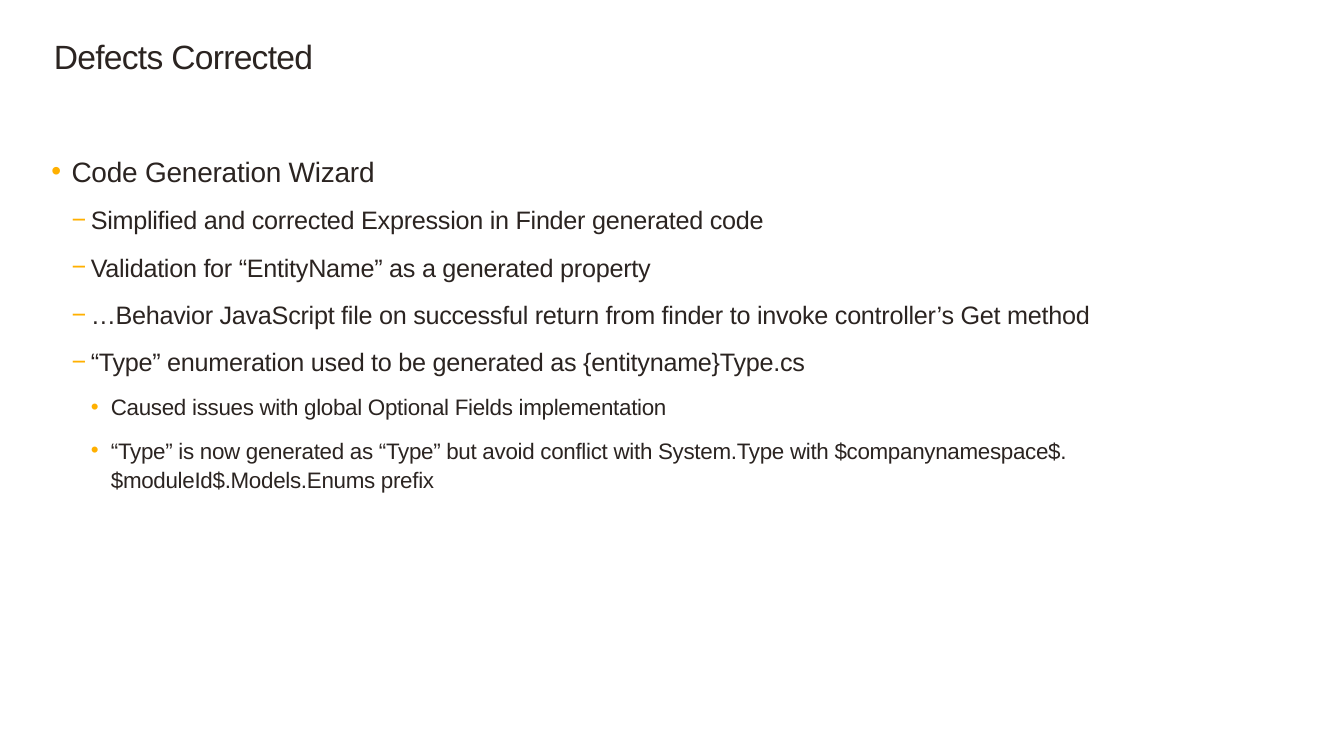
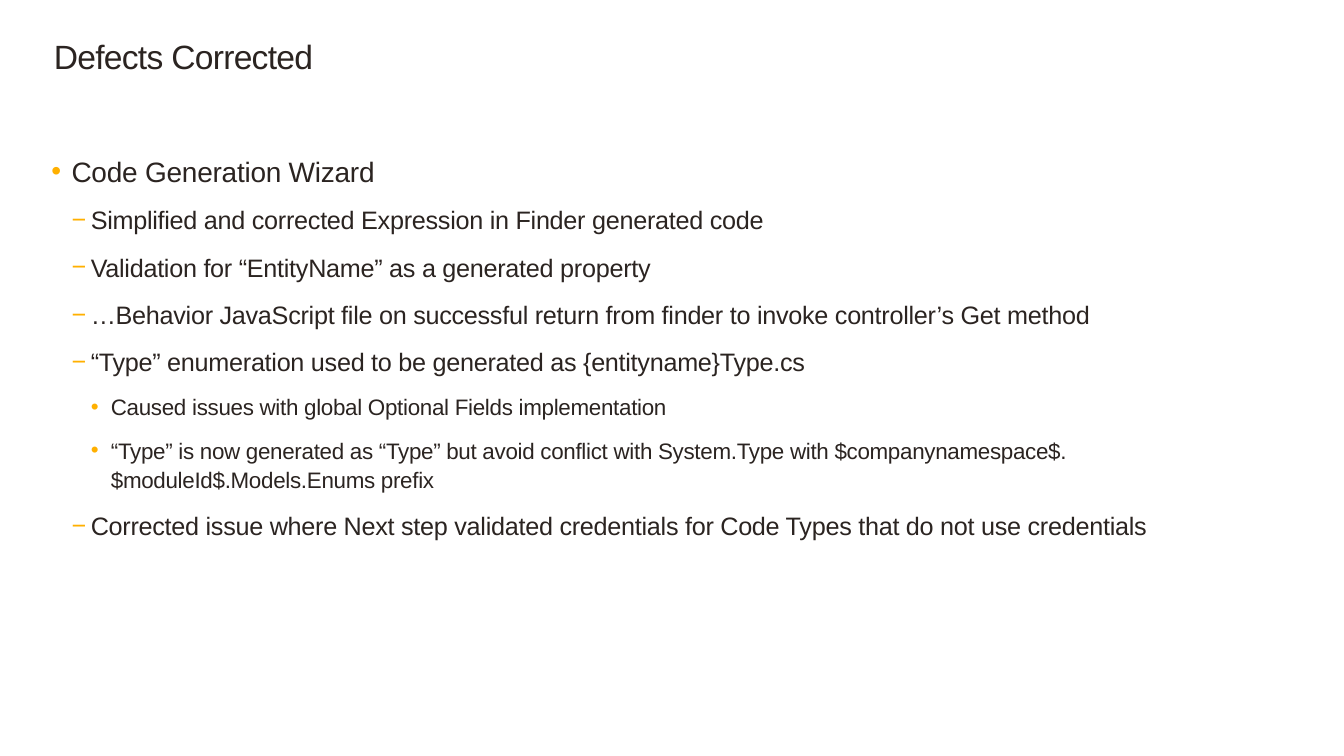
Before and after one commit to SageNADev/Sage300-SDK, a slide deck: slide 2 of docs/presentations/Sage300SDK_2018.2WebSDKOverview.pptx. Drawn at 1344x756 pixels with LibreOffice and Linux fonts; fonts in the diff are those of the drawing; background and template pictures are left out. Boxes give left, top, right and bottom in pixels: in the first picture for what was removed or moved away, otherwise in the second. Text is boxed around its words. In the diff, an @@ line names an element or a change of style, - is before the commit and + after.

```diff
--- a/docs/presentations/Sage300SDK_2018.2WebSDKOverview.pptx
+++ b/docs/presentations/Sage300SDK_2018.2WebSDKOverview.pptx
@@ text at [91,516,1147,541]: paragraph added @@
+    − Corrected issue where Next step validated credentials for Code Types that do not use credentials
```
Also in this commit, not shown: 2 other files.
